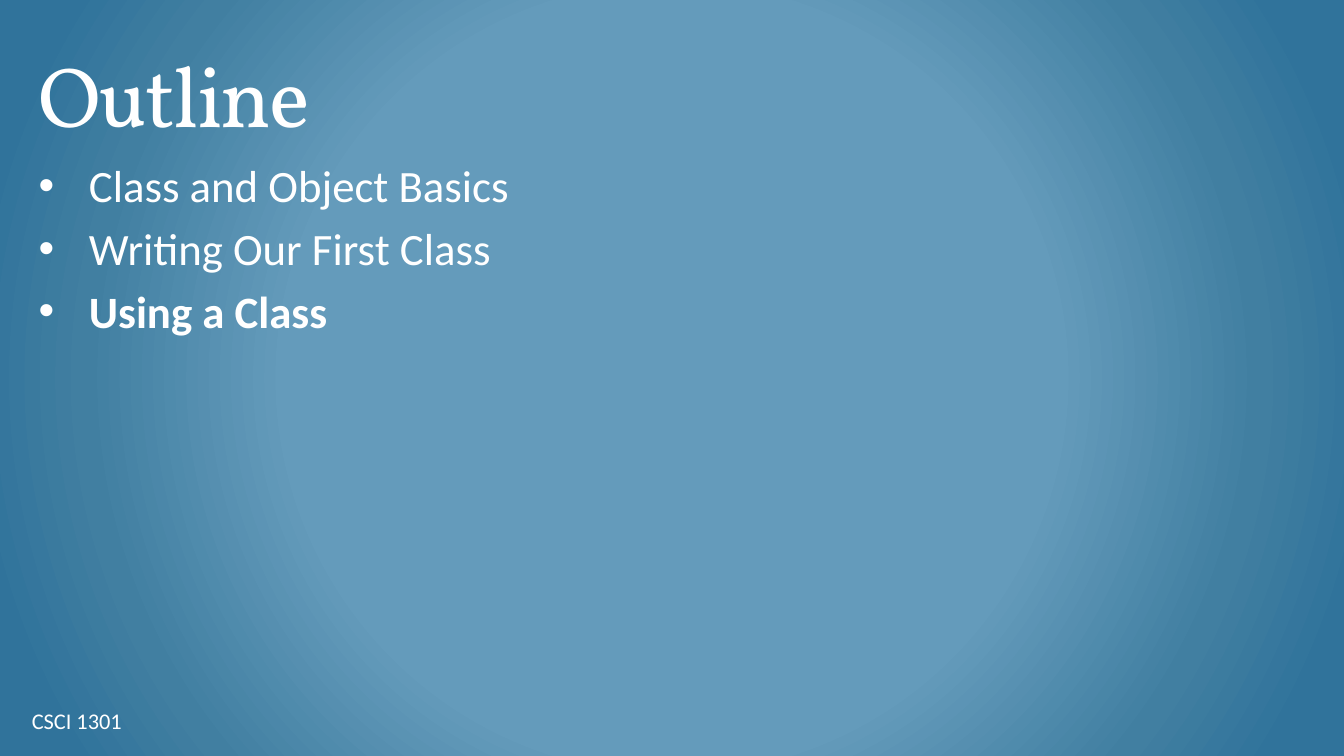
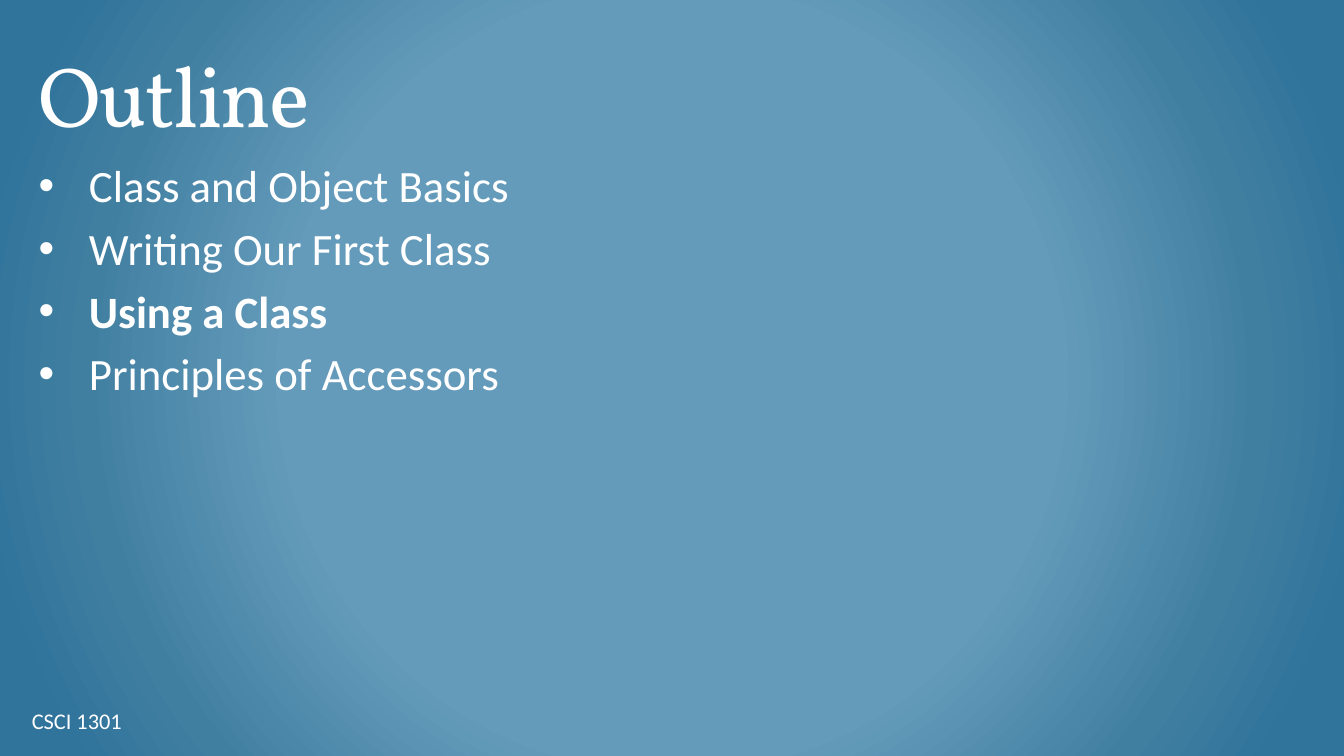
Before and after one commit to csci-1301/csci-1301.github.io, a slide deck: slide 10 of lectures/060_object_oriented_intro/Objects-Intro.pptx. Drawn at 1344x756 pixels with LibreOffice and Linux fonts; fonts in the diff are those of the drawing; background and template pictures are left out. Boxes give left, top, right and bottom in pixels: in the first picture for what was removed or moved away, otherwise in the second. Text is boxed around its words. In the diff, an @@ line names an element or a change of style, - is before the commit and + after.

```diff
--- a/lectures/060_object_oriented_intro/Objects-Intro.pptx
+++ b/lectures/060_object_oriented_intro/Objects-Intro.pptx
@@ text at <box>89,359,499,397</box>: paragraph added @@
+• Principles of Accessors
```
Also in this commit, not shown: 5 other slides changed, 5 slides added, 12 other files.
